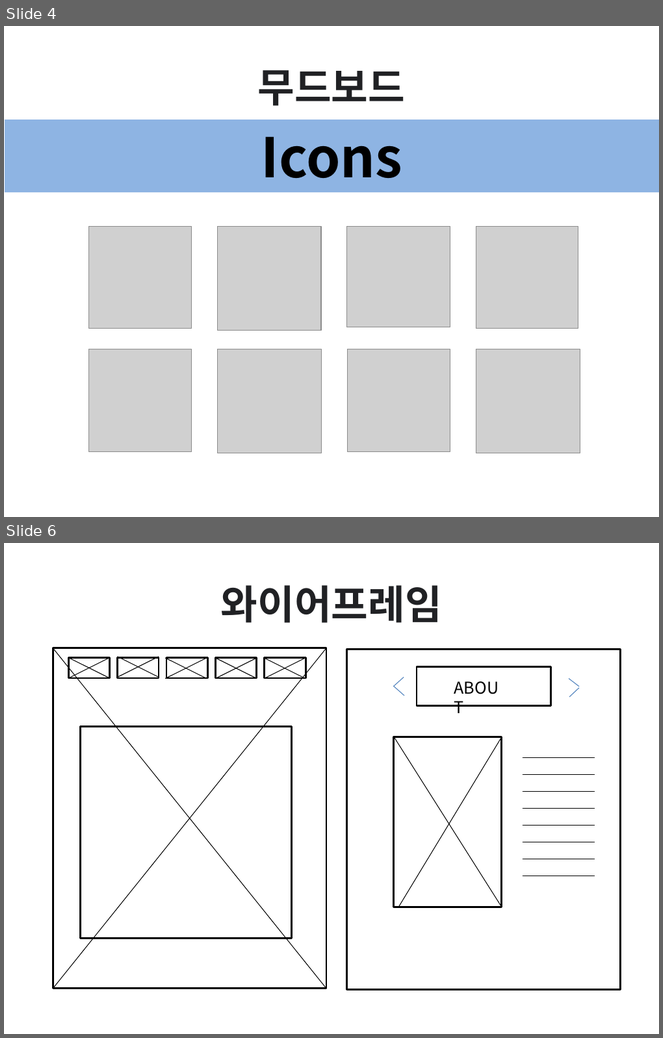
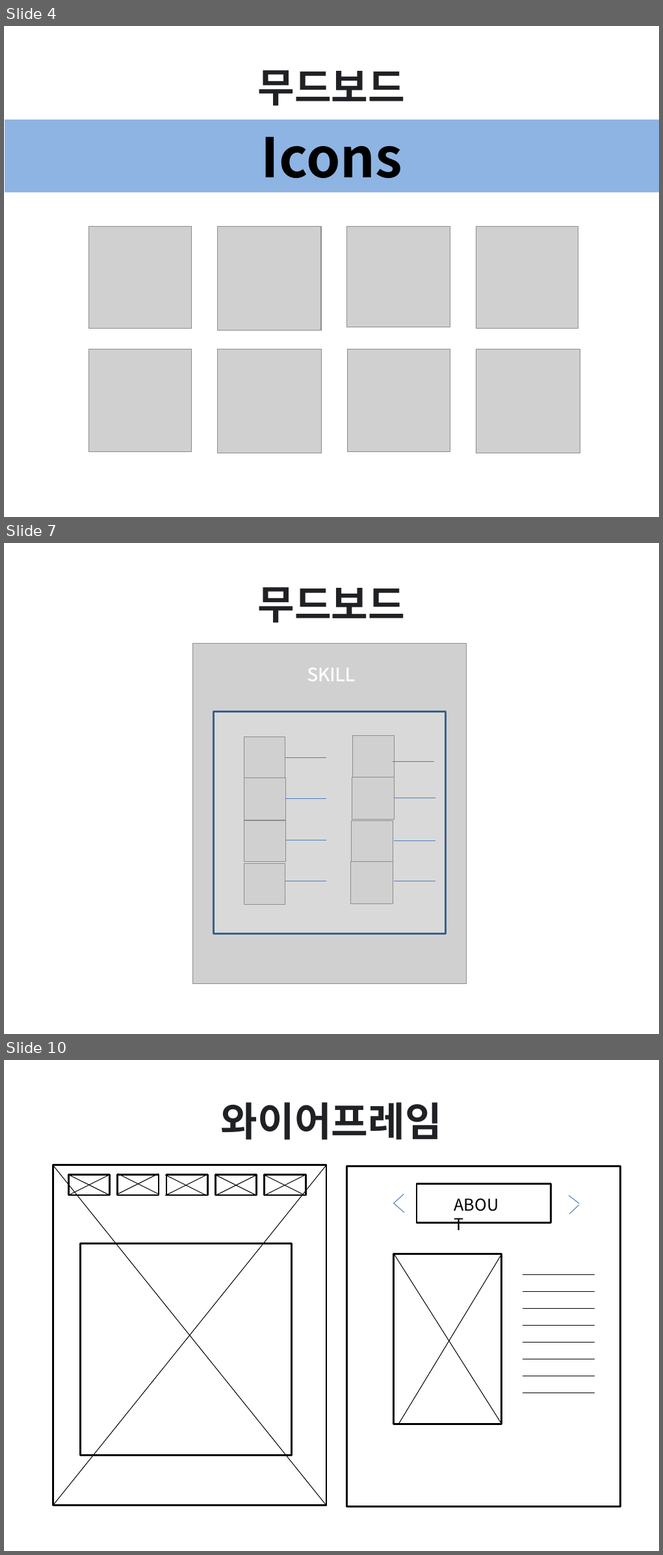
Before and after one commit to dltktjs/report04, a slide deck: 이사선-스마트 문화 앱 콘텐츠 설계.pptx. Shown one above the other, each under a label of ours: slides 4 and 6 before the commit, slides 4, 7 and 10 after it; the slides between them are not shown. The pictures are 663x1038 and 663x1555 pixels, drawn with LibreOffice and Linux fonts; fonts in the diff are those of the drawing; grey boxes stand for pictures. Boxes give left, top, right and bottom in pixels: in the first picture for what was removed or moved away, otherwise in the second. Text is boxed around its words. In the diff, an @@ line names an element or a change of style, - is before the commit and + after.

```diff
--- a/이사선-스마트 문화 앱 콘텐츠 설계.pptx
+++ b/이사선-스마트 문화 앱 콘텐츠 설계.pptx
@@ slide 7 added at (4, 543, 659, 1034), background #FFFFFF @@
@@ title added at (258, 587, 406, 623), 44 pt, text #202124, bold @@
+무드보드
@@ picture added at (192, 644, 466, 984) @@
@@ text added at (307, 668, 354, 681), 20 pt, text #FFFFFF @@
+SKILL
@@ rectangle added at (214, 712, 445, 934), fill #D9D9D9, outline #3A5F8C 2 pt @@
@@ picture added at (244, 737, 285, 778) @@
@@ picture added at (352, 735, 394, 777) @@
@@ line added from (285, 758) to (326, 758), #4B7EBC 0.75 pt @@
@@ line added from (393, 762) to (434, 762), #4B7EBC 0.75 pt @@
@@ picture added at (244, 778, 285, 820) @@
@@ picture added at (352, 778, 395, 819) @@
@@ line added from (285, 799) to (326, 799), #4B7EBC 0.75 pt @@
@@ line added from (395, 798) to (436, 798), #4B7EBC 0.75 pt @@
@@ picture added at (244, 821, 285, 861) @@
@@ picture added at (351, 821, 393, 862) @@
@@ line added from (285, 841) to (326, 841), #4B7EBC 0.75 pt @@
@@ line added from (395, 841) to (436, 841), #4B7EBC 0.75 pt @@
@@ picture added at (244, 863, 285, 904) @@
@@ picture added at (351, 862, 393, 904) @@
@@ line added from (285, 882) to (326, 882), #4B7EBC 0.75 pt @@
@@ line added from (395, 882) to (436, 882), #4B7EBC 0.75 pt @@
@@ what was slide 6 is now slide 10 @@
```
Also in this commit, not shown: 1 slide changed, 3 other slides added.
